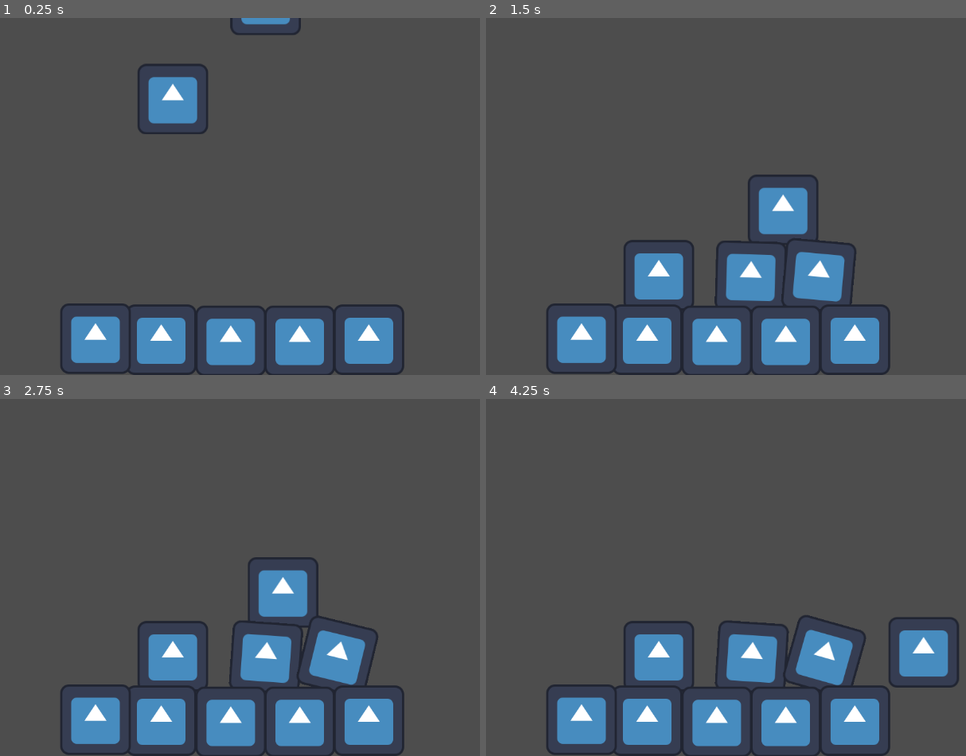
Above: before the commit, frames 1-4 (two rows, left to right).
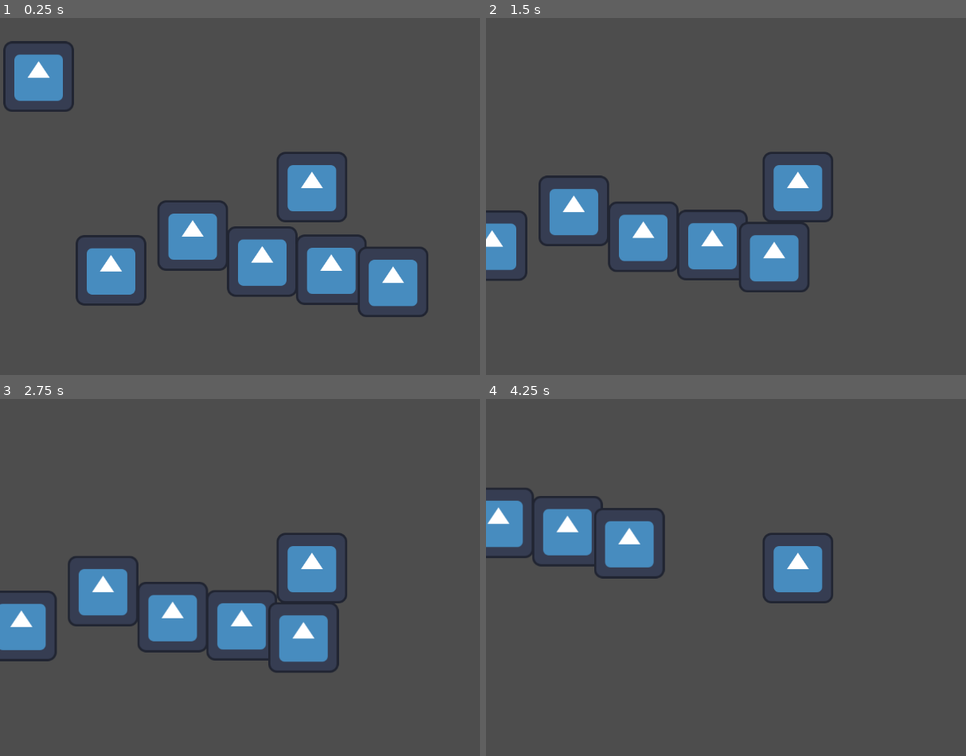
Above: after the commit, the same moments.

Repository: janopineda/JuegoPimPomPapas
Game: Godot game, scene res://primerNivel.tscn
The game is run twice, just before and just after one commit, with the same random seed, the same clock (stepped at 60 frames per second) and the same inputs. The engine's default icon, where the game draws it, is replaced by a stand-in: a white triangle on a blue panel in a dark square.
Inputs:
- Up to frame 1 (0.25 s): no input
- Up to frame 2 (1.5 s): tap Enter (ui_accept) at 0.5, 0.77 s; hold Right (ui_right) from 0.53 s (still down)
- Up to frame 3 (2.75 s): tap Enter (ui_accept) at 1.52 s; release Right (ui_right) at 2.03 s; hold Left (ui_left) from 2.03 s (still down)
- Up to frame 4 (4.25 s): release Left (ui_left) at 2.78 s; hold Right (ui_right) from 2.78 s (still down); tap Enter (ui_accept) at 3.02, 3.77 s

The runs differ from the first frame. In frame 1, 22% of the frame differs, in the area x 0-90%, y 0-100%; in frame 2, 21%; in frame 3, 21%; in frame 4, 21%.

Commit message:
actualizar escena

Diff:
--- /dev/null
+++ b/cuerporigit.gd
@@ -0,0 +1,14 @@
+class_name CuerpoRigit
+extends RigidBody2D
+
+var destruccion = 0
+var contador = 0
+
+func _ready():
+	global_position = Vector2(100, 200)
+	linear_velocity = Vector2.ZERO
+
+func _process(delta):
+	if global_position.y > 1000:
+		global_position = Vector2(100, 200)
+		linear_velocity = Vector2.ZERO
--- a/cuerporigit.tscn
+++ b/cuerporigit.tscn
@@ -1,5 +1,6 @@
-[gd_scene load_steps=4 format=3 uid="uid://dox2lum8vqhup"]
+[gd_scene load_steps=5 format=3 uid="uid://dox2lum8vqhup"]
 
+[ext_resource type="Script" uid="uid://spkjsdd0x68" path="res://cuerporigit.gd" id="1_7n8hx"]
 [ext_resource type="Texture2D" uid="uid://glg5sxsvuul7" path="res://icon.svg" id="1_o2xw4"]
 
 [sub_resource type="PhysicsMaterial" id="PhysicsMaterial_o2xw4"]
@@ -7,11 +8,12 @@
 [sub_resource type="CircleShape2D" id="CircleShape2D_o2xw4"]
 radius = 55.2178
 
-[node name="RigidBody2D" type="RigidBody2D"]
+[node name="barril" type="RigidBody2D"]
 mass = 0.001
 physics_material_override = SubResource("PhysicsMaterial_o2xw4")
 inertia = 100.0
 linear_velocity = Vector2(1, 0)
+script = ExtResource("1_7n8hx")
 
 [node name="Sprite2D" type="Sprite2D" parent="."]
 position = Vector2(-1, -1)
--- a/primerNivel.tscn
+++ b/primerNivel.tscn
@@ -8,33 +8,29 @@
 [node name="Node2D" type="Node2D"]
 script = ExtResource("1_fldp8")
 
+[node name="barril" parent="." instance=ExtResource("3_t5oh4")]
+position = Vector2(381, -574)
+
 [node name="CharacterBody2D" parent="." instance=ExtResource("2_14ro4")]
-position = Vector2(344, -490)
+position = Vector2(594, 398)
 
-[node name="RigidBody2D" parent="." instance=ExtResource("3_t5oh4")]
-position = Vector2(314, 120)
-linear_velocity = Vector2(0, 0)
-
-[node name="RigidBody2D2" parent="." instance=ExtResource("3_t5oh4")]
-position = Vector2(482, -60)
-
-[node name="RigidBody2D3" parent="." instance=ExtResource("3_t5oh4")]
-position = Vector2(571, -211)
+[node name="Camera2D" type="Camera2D" parent="CharacterBody2D"]
+position = Vector2(11, 17)
 
 [node name="StaticBody2D2" parent="." instance=ExtResource("4_v2gma")]
 position = Vector2(725, 1148)
 
 [node name="StaticBody2D" parent="." instance=ExtResource("4_v2gma")]
-position = Vector2(292, 584)
+position = Vector2(230, 579)
 
 [node name="StaticBody2D3" parent="." instance=ExtResource("4_v2gma")]
-position = Vector2(173, 582)
+position = Vector2(378, 516)
 
 [node name="StaticBody2D4" parent="." instance=ExtResource("4_v2gma")]
-position = Vector2(418, 586)
+position = Vector2(504, 563)
 
 [node name="StaticBody2D5" parent="." instance=ExtResource("4_v2gma")]
-position = Vector2(543, 586)
+position = Vector2(629, 578)
 
 [node name="StaticBody2D6" parent="." instance=ExtResource("4_v2gma")]
-position = Vector2(668, 584)
+position = Vector2(741, 600)
Not shown, added: cuerporigit.gd.uid
